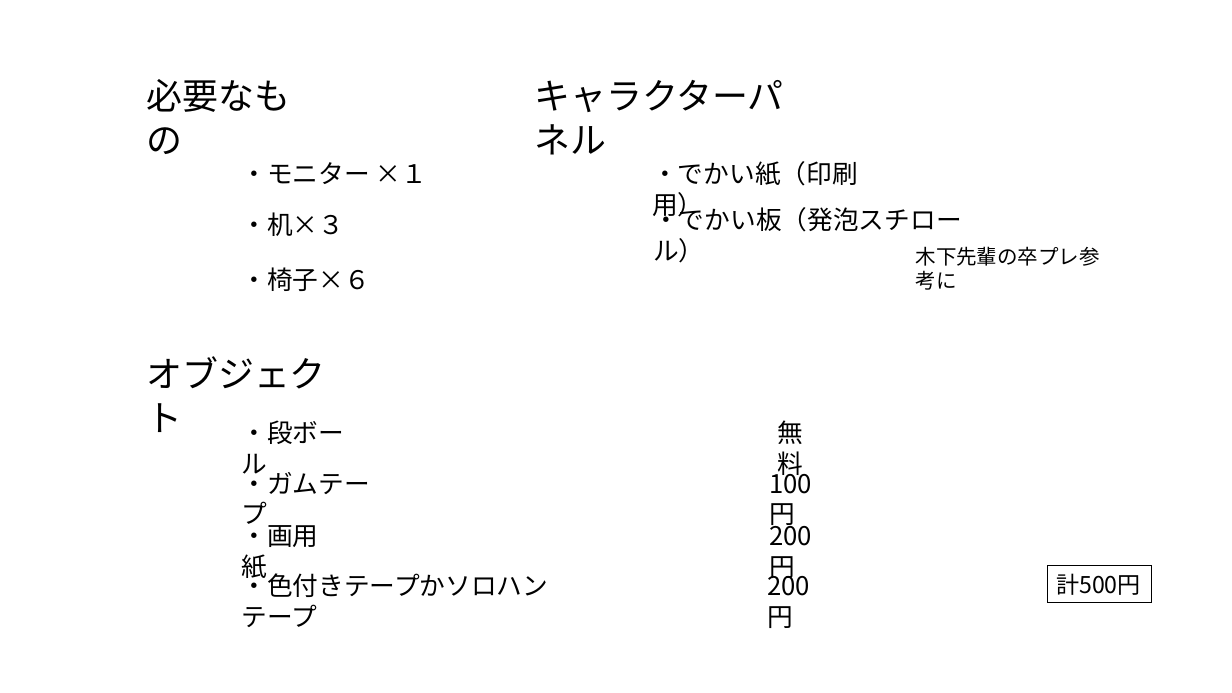
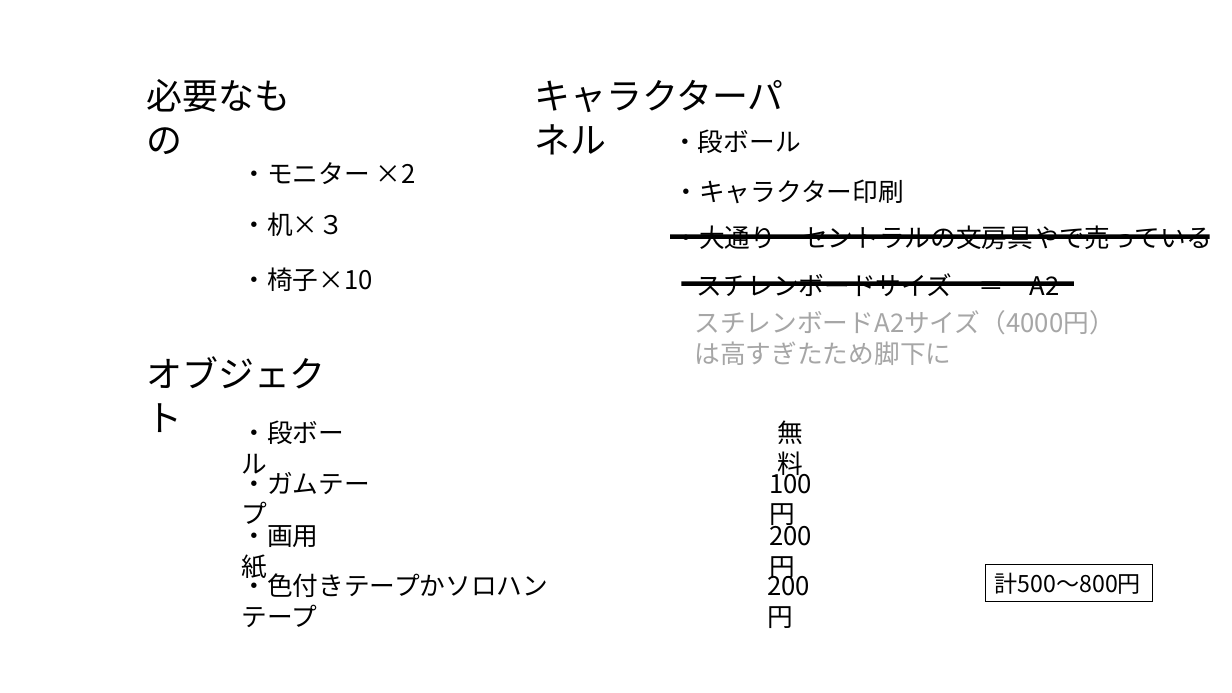
Before and after one commit to Nishin3614/ClimbBuys, a slide deck: slide 5 of ブース設計.pptm (slide 8 before the commit). Drawn at 1232x693 pixels with LibreOffice and Linux fonts; fonts in the diff are those of the drawing. Boxes give left, top, right and bottom in pixels: in the first picture for what was removed or moved away, otherwise in the second. Text is boxed around its words. In the diff, an @@ line names an element or a change of style, - is before the commit and + after.

```diff
--- a/ブース設計.pptm
+++ b/ブース設計.pptm
@@ text added at <box>672,129,800,153</box>, 20 pt, text #000000 @@
+・段ボール
@@ text at <box>241,162,416,184</box>: text changed @@
-・モニター ×１
+・モニター ×2
@@ text at <box>674,179,904,203</box>: text changed @@
-・でかい紙（印刷用）
+・キャラクター印刷
@@ text removed at <box>653,203,961,232</box> @@
-・でかい板（発泡スチロール）
@@ rectangle added at <box>670,235,1210,239</box>, fill #000000 @@
@@ text added at <box>673,225,1212,250</box>, 20 pt, text #000000 @@
+・大通り セントラルの文房具やで売っている
@@ text at <box>241,267,372,291</box>: text changed @@
-・椅子×６
+・椅子×10
@@ text removed at <box>916,246,1100,290</box> @@
-木下先輩の卒プレ参考に
@@ rectangle added at <box>682,281,1075,286</box>, fill #000000 @@
@@ text added at <box>696,273,1060,296</box>, 20 pt, text #000000 @@
+スチレンボードサイズ ＝ A2
@@ text added at <box>694,310,1114,365</box>, 20 pt, text #A6A6A6 @@
+スチレンボードA2サイズ（4000円）
+は高すぎたため脚下に
@@ rectangle "計500～800円": place and size @@
-rectangle "計500～800円" at <box>1047,566,1152,603</box>
+rectangle "計500～800円" at <box>986,565,1153,602</box>
@@ text in rectangle at <box>995,572,1141,594</box>: text changed @@
-計500円
+計500～800円
```
Also in this commit, not shown: 2 other slides changed, 3 slides removed, 1 other file.
